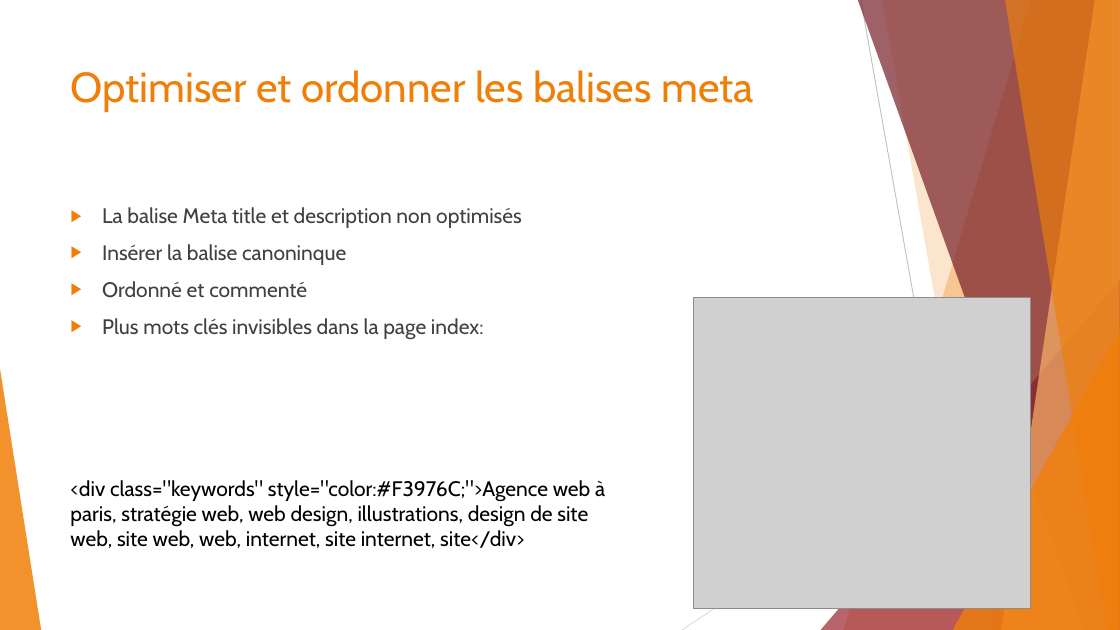
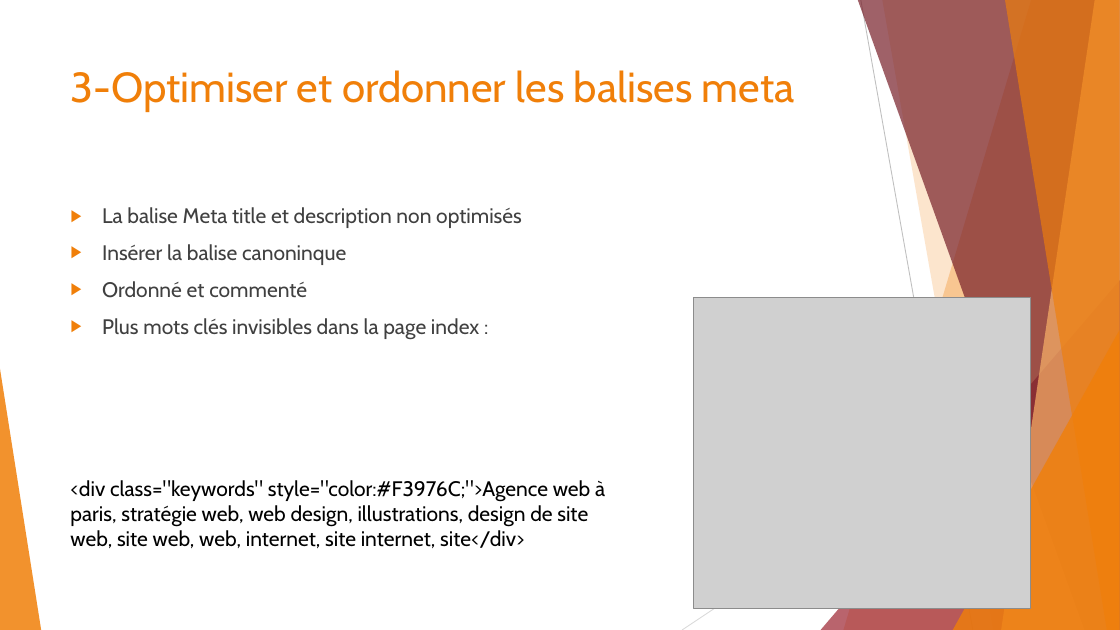
Before and after one commit to Nawak34/Chouette, a slide deck: slide 9 of LA CHOUETTE.pptx (slide 8 before the commit). Drawn at 1120x630 pixels with LibreOffice and Linux fonts; fonts in the diff are those of the drawing; grey boxes stand for pictures. Boxes give left, top, right and bottom in pixels: in the first picture for what was removed or moved away, otherwise in the second. Text is boxed around its words. In the diff, an @@ line names an element or a change of style, - is before the commit and + after.

```diff
--- a/LA CHOUETTE.pptx
+++ b/LA CHOUETTE.pptx
@@ title at (71,70,795,112): text changed @@
-Optimiser et ordonner les balises meta
+3-Optimiser et ordonner les balises meta
@@ text at (102,318,479,340): spaces changed @@
-▶ Plus mots clés invisibles dans la page index:
+▶ Plus mots clés invisibles dans la page index :
```
Also in this commit, not shown: 5 other slides changed, 2 slides added, 6 other files.
